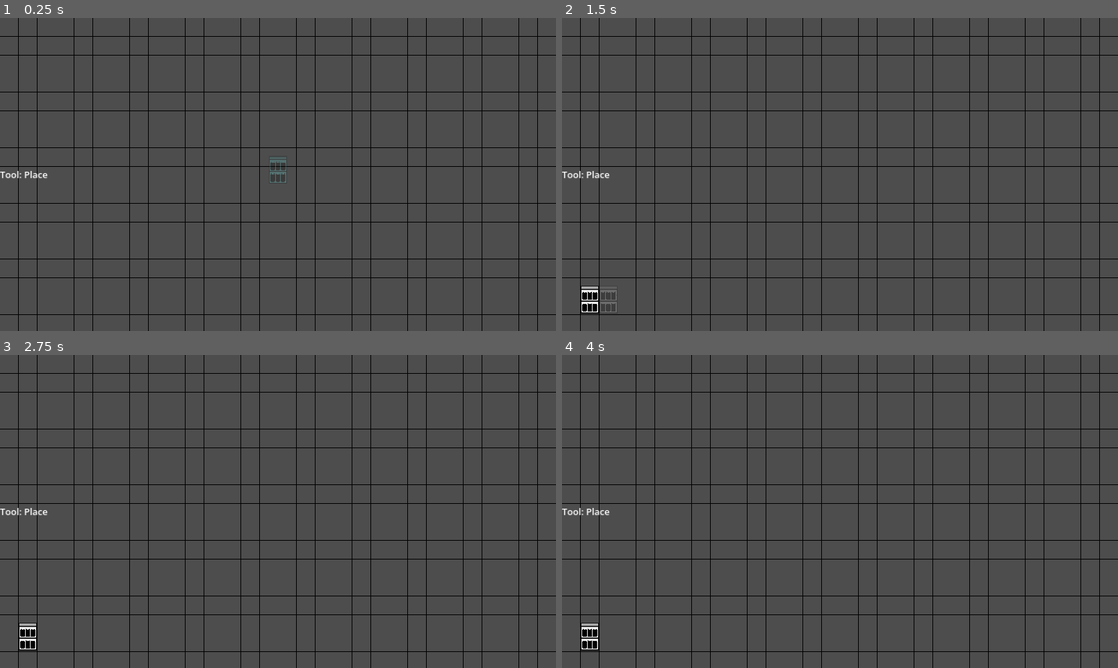
Above: before the commit, frames 1-4 (two rows, left to right).
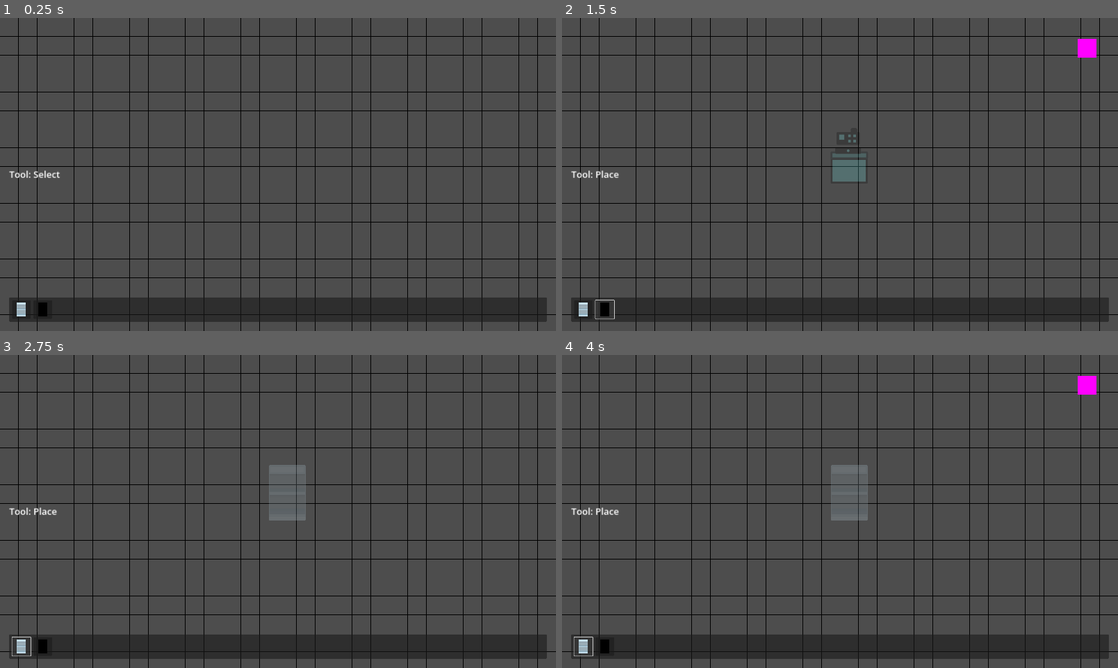
Above: after the commit, the same moments.

Repository: baransu/krakjam2024
Game: Godot game, scene res://game.tscn
Same seed, same stepped clock (60 frames per second), same inputs: the game is played once before the commit and once after it.
Inputs (mouse positions are in pixels of both pictures, inside the frame that each line leads up to):
- Up to frame 1 (0.25 s): no input
- Up to frame 2 (1.5 s): click (584, 309) at 0.52 s; click (606, 309) at 1.27 s
- Up to frame 3 (2.75 s): click (22, 646) at 2.02 s
- Up to frame 4 (4 s): click (606, 646) at 2.77 s; click (584, 646) at 3.52 s

The runs differ from the first frame. In frame 1, 7.4% of the frame differs, in the area x 0-99%, y 45-98%; in frame 2, 8.0%; in frame 3, 7.9%; in frame 4, 8.1%, in the area x 0-99%, y 6-98%.

Commit message:
feat: basic customers logic

Diff:
--- a/HUD.gd
+++ b/HUD.gd
@@ -1,6 +1,6 @@
 extends CanvasLayer
 
-@onready var tool_label: Label = $ToolLabel
+@onready var tool_label: Label = %ToolLabel
 
 
 func _ready():
--- a/buildable.gd
+++ b/buildable.gd
@@ -3,3 +3,4 @@
 
 @export var scene: PackedScene
 @export var template: PackedScene
+# todo: add icon texture?
--- a/builder.gd
+++ b/builder.gd
@@ -1,7 +1,6 @@
 extends Node2D
 
-var template: Area2D
-@export var buildable: Buildable
+var template: Template = null
 
 var tile_size = 64
 var half_tile = 32
@@ -11,7 +10,19 @@
 
 func _ready() -> void:
 	GameState.tool_changed.connect(on_tool_changed)
-	template = buildable.template.instantiate()
+	GameState.buildable_changed.connect(update_buildable)
+
+
+func update_buildable() -> void:
+	var positon = Vector2.ZERO
+
+	if template != null:
+		positon = template.global_position
+		template.queue_free()
+		remove_child(template)
+
+	template = GameState.buildable.template.instantiate()
+	template.global_position = positon
 	add_child(template)
 
 
@@ -31,16 +42,16 @@
 
 
 func place_buildable(pos: Vector2) -> void:
-	print("placed")
-	var item: Building = buildable.scene.instantiate()
+	var item: Building = GameState.buildable.scene.instantiate()
 	item.global_position = pos
 	add_child(item)
 	GameState.buildings.append(item)
 
 
 func on_tool_changed() -> void:
-	match GameState.tool:
-		GameState.Tool.PLACE:
-			template.show()
-		_:
-			template.hide()
+	if template != null:
+		match GameState.tool:
+			GameState.Tool.PLACE:
+				template.show()
+			_:
+				template.hide()
--- a/building.gd
+++ b/building.gd
@@ -1,18 +1,20 @@
 class_name Building
 extends Node2D
 
-@onready var sizing: Sprite2D = $Sizing
 @onready var front: Marker2D = $Front
 @onready var sprite: Sprite2D = $Sprite2D
 @onready var selectable: Selectable = $SelectArea
 
 @export var select_material: Material
+@export var type: Type = Type.BEER
 
 var selected = false
+var products = 6
+
+enum Type { BEER, CHECKOUT }
 
 
 func _ready() -> void:
-	sizing.hide()
 	sprite.material = null
 	selectable.on_hover_end.connect(on_hover_end)
 	selectable.on_hover_start.connect(on_hover_start)
@@ -61,3 +63,35 @@
 func deselect() -> void:
 	selected = false
 	sprite.material = null
+
+
+func interact() -> void:
+	await get_tree().create_timer(1).timeout
+
+	match type:
+		Type.BEER:
+			remove_product()
+
+		Type.CHECKOUT:
+			GameState.add_money()
+
+
+func has_product() -> bool:
+	print(products)
+	return products > 0
+
+
+func remove_product() -> void:
+	products -= 1
+
+	if products == 0:
+		GameState.building_empty.emit(self)
+
+	var container = get_node("Products")
+	if container.get_child_count() == 0:
+		return
+	var children = container.get_children()
+	children.shuffle()
+	var child = children[0]
+	if is_instance_valid(child):
+		child.queue_free()
--- a/building.tscn
+++ /dev/null
@@ -1,47 +0,0 @@
-[gd_scene load_steps=8 format=3 uid="uid://dq301i1qh5tko"]
-
-[ext_resource type="Script" path="res://selectable.gd" id="1_5llgn"]
-[ext_resource type="Script" path="res://building.gd" id="1_bwji8"]
-[ext_resource type="Texture2D" uid="uid://cmrotq7shxctv" path="res://shelf_1.png" id="1_fxn4m"]
-[ext_resource type="Material" uid="uid://li5m067f0ccm" path="res://select_material.tres" id="3_6cjww"]
-
-[sub_resource type="RectangleShape2D" id="RectangleShape2D_mbd7m"]
-size = Vector2(64, 96)
-
-[sub_resource type="RectangleShape2D" id="RectangleShape2D_yy7dt"]
-size = Vector2(64, 64)
-
-[sub_resource type="PlaceholderTexture2D" id="PlaceholderTexture2D_5xjgd"]
-size = Vector2(64, 128)
-
-[node name="Building" type="Node2D"]
-script = ExtResource("1_bwji8")
-select_material = ExtResource("3_6cjww")
-
-[node name="SelectArea" type="Area2D" parent="."]
-collision_layer = 4
-collision_mask = 4
-script = ExtResource("1_5llgn")
-
-[node name="CollisionShape2D" type="CollisionShape2D" parent="SelectArea"]
-position = Vector2(0, -16)
-shape = SubResource("RectangleShape2D_mbd7m")
-
-[node name="BaseArea" type="Area2D" parent="."]
-
-[node name="CollisionShape2D" type="CollisionShape2D" parent="BaseArea"]
-shape = SubResource("RectangleShape2D_yy7dt")
-
-[node name="Sizing" type="Sprite2D" parent="."]
-visible = false
-position = Vector2(0, -32)
-texture = SubResource("PlaceholderTexture2D_5xjgd")
-
-[node name="Sprite2D" type="Sprite2D" parent="."]
-material = ExtResource("3_6cjww")
-position = Vector2(0, -16)
-scale = Vector2(0.185496, 0.185496)
-texture = ExtResource("1_fxn4m")
-
-[node name="Front" type="Marker2D" parent="."]
-position = Vector2(0, 40)
--- /dev/null
+++ b/buildings/checkout.tscn
@@ -0,0 +1,45 @@
+[gd_scene load_steps=7 format=3 uid="uid://c468m31ankxao"]
+
+[ext_resource type="Script" path="res://building.gd" id="1_m5hba"]
+[ext_resource type="Material" uid="uid://li5m067f0ccm" path="res://select_material.tres" id="2_pgep5"]
+[ext_resource type="Texture2D" uid="uid://6wobndqppnd7" path="res://art/Grupa 4.png" id="3_g0wkr"]
+[ext_resource type="Script" path="res://selectable.gd" id="4_b0ur2"]
+
+[sub_resource type="RectangleShape2D" id="RectangleShape2D_mbd7m"]
+size = Vector2(128, 192)
+
+[sub_resource type="RectangleShape2D" id="RectangleShape2D_yy7dt"]
+size = Vector2(128, 128)
+
+[node name="Checkout" type="Node2D"]
+script = ExtResource("1_m5hba")
+select_material = ExtResource("2_pgep5")
+type = 1
+
+[node name="Sprite2D" type="Sprite2D" parent="."]
+position = Vector2(32, -64)
+texture = ExtResource("3_g0wkr")
+
+[node name="SelectArea" type="Area2D" parent="."]
+position = Vector2(32, -30)
+collision_layer = 4
+collision_mask = 4
+script = ExtResource("4_b0ur2")
+
+[node name="CollisionShape2D" type="CollisionShape2D" parent="SelectArea"]
+position = Vector2(0, -34)
+shape = SubResource("RectangleShape2D_mbd7m")
+
+[node name="BaseArea" type="Area2D" parent="."]
+position = Vector2(32, -30)
+
+[node name="CollisionShape2D" type="CollisionShape2D" parent="BaseArea"]
+position = Vector2(0, -2)
+shape = SubResource("RectangleShape2D_yy7dt")
+
+[node name="Front" type="Marker2D" parent="."]
+position = Vector2(32, 56)
+
+[node name="NavigationObstacle2D" type="NavigationObstacle2D" parent="."]
+position = Vector2(32, -32)
+radius = 72.0
--- /dev/null
+++ b/buildings/checkout_res.tres
@@ -0,0 +1,10 @@
+[gd_resource type="Resource" script_class="Buildable" load_steps=4 format=3 uid="uid://cd5kajlna4w82"]
+
+[ext_resource type="PackedScene" uid="uid://c468m31ankxao" path="res://buildings/checkout.tscn" id="1_bm1vp"]
+[ext_resource type="Script" path="res://buildable.gd" id="2_5gkf4"]
+[ext_resource type="PackedScene" uid="uid://bi8jc88c0xjvy" path="res://buildings/checkout_template.tscn" id="3_r8h3a"]
+
+[resource]
+script = ExtResource("2_5gkf4")
+scene = ExtResource("1_bm1vp")
+template = ExtResource("3_r8h3a")
--- /dev/null
+++ b/buildings/checkout_template.tscn
@@ -0,0 +1,19 @@
+[gd_scene load_steps=4 format=3 uid="uid://bi8jc88c0xjvy"]
+
+[ext_resource type="Script" path="res://template.gd" id="1_84frd"]
+[ext_resource type="Texture2D" uid="uid://6wobndqppnd7" path="res://art/Grupa 4.png" id="2_eyxq8"]
+
+[sub_resource type="RectangleShape2D" id="RectangleShape2D_5t5a4"]
+size = Vector2(126, 126)
+
+[node name="ShelfTemplate" type="Area2D"]
+script = ExtResource("1_84frd")
+
+[node name="CollisionShape2D" type="CollisionShape2D" parent="."]
+position = Vector2(32, -32)
+shape = SubResource("RectangleShape2D_5t5a4")
+
+[node name="Sprite2D" type="Sprite2D" parent="."]
+modulate = Color(0.462745, 1, 1, 0.223529)
+position = Vector2(32, -64)
+texture = ExtResource("2_eyxq8")
--- /dev/null
+++ b/buildings/shelf.tscn
@@ -0,0 +1,71 @@
+[gd_scene load_steps=8 format=3 uid="uid://dq301i1qh5tko"]
+
+[ext_resource type="Script" path="res://building.gd" id="1_56lhf"]
+[ext_resource type="Material" uid="uid://li5m067f0ccm" path="res://select_material.tres" id="2_c2riq"]
+[ext_resource type="Texture2D" uid="uid://dli5mvbw25gux" path="res://art/Sprite-0001.png" id="3_a5sqs"]
+[ext_resource type="Script" path="res://selectable.gd" id="4_gacnw"]
+[ext_resource type="Texture2D" uid="uid://bkk6k65vowxcc" path="res://art/Sprite-0002 2.png" id="4_gl0pt"]
+
+[sub_resource type="RectangleShape2D" id="RectangleShape2D_mbd7m"]
+size = Vector2(128, 192)
+
+[sub_resource type="RectangleShape2D" id="RectangleShape2D_yy7dt"]
+size = Vector2(128, 128)
+
+[node name="Shelf" type="Node2D"]
+script = ExtResource("1_56lhf")
+select_material = ExtResource("2_c2riq")
+
+[node name="Sprite2D" type="Sprite2D" parent="."]
+position = Vector2(32, -64)
+texture = ExtResource("3_a5sqs")
+
+[node name="Products" type="Node2D" parent="."]
+
+[node name="Sprite2D2" type="Sprite2D" parent="Products"]
+position = Vector2(-8, -96)
+texture = ExtResource("4_gl0pt")
+
+[node name="Sprite2D3" type="Sprite2D" parent="Products"]
+position = Vector2(32, -96)
+texture = ExtResource("4_gl0pt")
+
+[node name="Sprite2D4" type="Sprite2D" parent="Products"]
+position = Vector2(72, -96)
+texture = ExtResource("4_gl0pt")
+
+[node name="Sprite2D5" type="Sprite2D" parent="Products"]
+position = Vector2(-8, -16)
+texture = ExtResource("4_gl0pt")
+
+[node name="Sprite2D6" type="Sprite2D" parent="Products"]
+position = Vector2(32, -16)
+texture = ExtResource("4_gl0pt")
+
+[node name="Sprite2D7" type="Sprite2D" parent="Products"]
+position = Vector2(72, -16)
+texture = ExtResource("4_gl0pt")
+
+[node name="SelectArea" type="Area2D" parent="."]
+position = Vector2(32, -30)
+collision_layer = 4
+collision_mask = 4
+script = ExtResource("4_gacnw")
+
+[node name="CollisionShape2D" type="CollisionShape2D" parent="SelectArea"]
+position = Vector2(0, -34)
+shape = SubResource("RectangleShape2D_mbd7m")
+
+[node name="BaseArea" type="Area2D" parent="."]
+position = Vector2(32, -30)
+
+[node name="CollisionShape2D" type="CollisionShape2D" parent="BaseArea"]
+position = Vector2(0, -2)
+shape = SubResource("RectangleShape2D_yy7dt")
+
+[node name="Front" type="Marker2D" parent="."]
+position = Vector2(32, 56)
+
+[node name="NavigationObstacle2D" type="NavigationObstacle2D" parent="."]
+position = Vector2(32, -32)
+radius = 72.0
--- a/shelf.tres
+++ b/buildings/shelf_res.tres
@@ -1,8 +1,8 @@
 [gd_resource type="Resource" script_class="Buildable" load_steps=4 format=3 uid="uid://cx1bj3sfwh4y7"]
 
 [ext_resource type="Script" path="res://buildable.gd" id="1_7ifw5"]
-[ext_resource type="PackedScene" uid="uid://dq301i1qh5tko" path="res://building.tscn" id="1_xx68t"]
-[ext_resource type="PackedScene" uid="uid://c7bxki1lf0m1g" path="res://template.tscn" id="3_gbcrw"]
+[ext_resource type="PackedScene" uid="uid://dq301i1qh5tko" path="res://buildings/shelf.tscn" id="1_xx68t"]
+[ext_resource type="PackedScene" uid="uid://c7bxki1lf0m1g" path="res://buildings/shelf_template.tscn" id="3_gbcrw"]
 
 [resource]
 script = ExtResource("1_7ifw5")
--- /dev/null
+++ b/buildings/shelf_template.tscn
@@ -0,0 +1,19 @@
+[gd_scene load_steps=4 format=3 uid="uid://c7bxki1lf0m1g"]
+
+[ext_resource type="Script" path="res://template.gd" id="1_vy24b"]
+[ext_resource type="Texture2D" uid="uid://dli5mvbw25gux" path="res://art/Sprite-0001.png" id="2_6bduh"]
+
+[sub_resource type="RectangleShape2D" id="RectangleShape2D_5t5a4"]
+size = Vector2(126, 126)
+
+[node name="ShelfTemplate" type="Area2D"]
+script = ExtResource("1_vy24b")
+
+[node name="CollisionShape2D" type="CollisionShape2D" parent="."]
+position = Vector2(32, -32)
+shape = SubResource("RectangleShape2D_5t5a4")
+
+[node name="Sprite2D" type="Sprite2D" parent="."]
+modulate = Color(1, 1, 1, 0.223529)
+position = Vector2(32, -64)
+texture = ExtResource("2_6bduh")
--- /dev/null
+++ b/customer.gd
@@ -0,0 +1,84 @@
+class_name Customer
+extends CharacterBody2D
+
+@onready var nav_agent: NavigationAgent2D = $NavigationAgent2D
+@export var movement_speed: float = 100.0
+
+var target: Building
+var target_type: Building.Type = Building.Type.BEER
+
+enum State { PRODUCT, CHECKOUT, EXIT }
+var state = State.PRODUCT
+
+
+func _ready() -> void:
+	nav_agent.velocity_computed.connect(on_velocity_computed)
+	nav_agent.navigation_finished.connect(on_nav_finished)
+	GameState.building_destroyed.connect(on_building_destroyed_or_empty)
+	GameState.building_empty.connect(on_building_destroyed_or_empty)
+	find_target(target_type, false)
+
+
+func on_nav_finished() -> void:
+	match state:
+		State.PRODUCT:
+			if is_instance_valid(target):
+				await target.interact()
+
+				state = State.CHECKOUT
+				find_target(Building.Type.CHECKOUT, false)
+			else:
+				find_target(target_type, false)
+
+		State.CHECKOUT:
+			if is_instance_valid(target):
+				await target.interact()
+
+			state = State.EXIT
+			find_exit()
+
+		State.EXIT:
+			queue_free()
+
+
+func find_target(type: Building.Type, exit: bool) -> void:
+	target = GameState.get_building_by_type(type)
+	if is_instance_valid(target):
+		nav_agent.set_target_position(target.get_front())
+	else:
+		if exit:
+			find_exit()
+		else:
+			await get_tree().create_timer(10).timeout
+			find_target(type, true)
+
+
+func find_exit() -> void:
+	var exit = get_tree().get_first_node_in_group("exit")
+	nav_agent.set_target_position(exit.global_position)
+
+
+func on_building_destroyed_or_empty(building: Building) -> void:
+	if building == target:
+		target = null
+		nav_agent.set_target_position(global_position)
+		await get_tree().create_timer(1).timeout
+		find_target(target_type, false)
+
+
+func _physics_process(_delta: float):
+	if nav_agent.is_navigation_finished():
+		return
+
+	var next_path_position: Vector2 = nav_agent.get_next_path_position()
+	var new_velocity: Vector2 = global_position.direction_to(next_path_position) * movement_speed
+
+	if nav_agent.avoidance_enabled:
+		nav_agent.set_velocity(new_velocity)
+	else:
+		on_velocity_computed(new_velocity)
+
+
+func on_velocity_computed(safe_velocity: Vector2) -> void:
+	velocity = safe_velocity
+	move_and_slide()
--- /dev/null
+++ b/customer.tscn
@@ -0,0 +1,27 @@
+[gd_scene load_steps=4 format=3 uid="uid://2r5d1n83oer5"]
+
+[ext_resource type="Script" path="res://customer.gd" id="1_28mxv"]
+
+[sub_resource type="PlaceholderTexture2D" id="PlaceholderTexture2D_jfn6e"]
+size = Vector2(64, 64)
+
+[sub_resource type="CapsuleShape2D" id="CapsuleShape2D_p5l8y"]
+radius = 14.0
+height = 54.0
+
+[node name="Customer" type="CharacterBody2D"]
+script = ExtResource("1_28mxv")
+movement_speed = 300.0
+
+[node name="Sprite2D" type="Sprite2D" parent="."]
+texture = SubResource("PlaceholderTexture2D_jfn6e")
+
+[node name="CollisionShape2D" type="CollisionShape2D" parent="."]
+position = Vector2(-2.84217e-14, 18)
+rotation = 1.5708
+shape = SubResource("CapsuleShape2D_p5l8y")
+
+[node name="NavigationAgent2D" type="NavigationAgent2D" parent="."]
+avoidance_enabled = true
+radius = 32.0
+max_speed = 300.0
--- /dev/null
+++ b/customer_spawn.gd
@@ -0,0 +1,19 @@
+class_name CustomerSpawn
+extends Marker2D
+
+@export var customer_scene: PackedScene
+@onready var spawn_timer: Timer = $Timer
+
+@export var max_count = 5
+
+
+func _ready():
+	spawn_timer.timeout.connect(spawn_customer)
+
+
+func spawn_customer() -> void:
+	# +1 for timer
+	if get_child_count() < max_count + 1:
+		var customer: Customer = customer_scene.instantiate()
+		add_child(customer)
+		customer.global_position = global_position
--- a/game.tscn
+++ b/game.tscn
@@ -1,18 +1,21 @@
-[gd_scene load_steps=7 format=3 uid="uid://ce6b7u0jhjp55"]
+[gd_scene load_steps=8 format=3 uid="uid://ce6b7u0jhjp55"]
 
 [ext_resource type="Script" path="res://builder.gd" id="1_hf5fo"]
-[ext_resource type="Resource" uid="uid://cx1bj3sfwh4y7" path="res://shelf.tres" id="2_bnko4"]
 [ext_resource type="Script" path="res://grid.gd" id="2_hipk1"]
 [ext_resource type="Script" path="res://camera.gd" id="4_4aa6m"]
-[ext_resource type="Script" path="res://HUD.gd" id="5_gvhut"]
+[ext_resource type="PackedScene" uid="uid://cdgaksn1few4f" path="res://hud.tscn" id="5_48ess"]
+[ext_resource type="Script" path="res://customer_spawn.gd" id="6_pyy4g"]
+[ext_resource type="PackedScene" uid="uid://2r5d1n83oer5" path="res://customer.tscn" id="7_s87fi"]
 
-[sub_resource type="LabelSettings" id="LabelSettings_5kdf5"]
-font_size = 32
+[sub_resource type="NavigationPolygon" id="NavigationPolygon_h631n"]
+vertices = PackedVector2Array(989, 585, -988, 585, -975, -571, 989, -583)
+polygons = Array[PackedInt32Array]([PackedInt32Array(0, 1, 2, 3)])
+outlines = Array[PackedVector2Array]([PackedVector2Array(-985, -581, 999, -594, 999, 595, -998, 595)])
+source_geometry_group_name = &"navigation_polygon_source_group"
 
 [node name="Game" type="Node2D"]
 y_sort_enabled = true
 script = ExtResource("1_hf5fo")
-buildable = ExtResource("2_bnko4")
 
 [node name="Grid" type="Node2D" parent="."]
 z_index = -1
@@ -21,17 +24,16 @@
 [node name="Camera2D" type="Camera2D" parent="."]
 script = ExtResource("4_4aa6m")
 
-[node name="HUD" type="CanvasLayer" parent="."]
-script = ExtResource("5_gvhut")
+[node name="HUD" parent="." instance=ExtResource("5_48ess")]
 
-[node name="ToolLabel" type="Label" parent="HUD"]
-anchors_preset = 4
-anchor_top = 0.5
-anchor_bottom = 0.5
-offset_top = -11.5
-offset_right = 82.0
-offset_bottom = 11.5
-grow_vertical = 2
-size_flags_horizontal = 4
-text = "Tool: Build"
-label_settings = SubResource("LabelSettings_5kdf5")
+[node name="NavigationRegion2D" type="NavigationRegion2D" parent="."]
+navigation_polygon = SubResource("NavigationPolygon_h631n")
+
+[node name="CustomerSpawn" type="Marker2D" parent="." groups=["exit"]]
+y_sort_enabled = true
+position = Vector2(853, -435)
+script = ExtResource("6_pyy4g")
+customer_scene = ExtResource("7_s87fi")
+
+[node name="Timer" type="Timer" parent="CustomerSpawn"]
+autostart = true
--- a/game_state.gd
+++ b/game_state.gd
@@ -1,14 +1,19 @@
 extends Node
 
 signal tool_changed
+signal building_destroyed(Building)
+signal buildable_changed
+signal building_empty(Building)
 
 var selected: Building
+var buildings: Array[Building] = []
 
-var buildings: Array[Building] = []
+var buildable: Buildable
 
 enum Tool { PLACE, DELETE, SELECT }
 
-var tool: Tool = Tool.PLACE
+var tool: Tool = Tool.SELECT
+var money = 0
 
 
 func select(b: Building) -> void:
@@ -46,3 +51,28 @@
 func delete(b: Building) -> void:
 	b.queue_free()
 	buildings.erase(b)
+	building_destroyed.emit(b)
+
+
+func get_building_by_type(type: Building.Type) -> Building:
+	buildings.shuffle()
+	for b in buildings:
+		if b.type == type && b.has_product():
+			return b
+
+	return null
+
+
+func set_buildable(b: Buildable) -> void:
+	print("switching buildable")
+	clear_selection()
+	tool = Tool.PLACE
+	tool_changed.emit()
+
+	buildable = b
+	buildable_changed.emit()
+
+
+func add_money() -> void:
+	money += 1
+	print("money: ", money)
--- /dev/null
+++ b/hud.tscn
@@ -0,0 +1,93 @@
+[gd_scene load_steps=8 format=3 uid="uid://cdgaksn1few4f"]
+
+[ext_resource type="Script" path="res://HUD.gd" id="1_dqttv"]
+[ext_resource type="Script" path="res://ui/buildings_container.gd" id="2_7q1ln"]
+[ext_resource type="Script" path="res://ui/building_button.gd" id="2_kir6n"]
+[ext_resource type="Texture2D" uid="uid://dli5mvbw25gux" path="res://art/Sprite-0001.png" id="2_mnqpg"]
+[ext_resource type="Resource" uid="uid://cx1bj3sfwh4y7" path="res://buildings/shelf_res.tres" id="4_70qfo"]
+[ext_resource type="Resource" uid="uid://cd5kajlna4w82" path="res://buildings/checkout_res.tres" id="6_iqtfk"]
+
+[sub_resource type="LabelSettings" id="LabelSettings_5kdf5"]
+font_size = 32
+
+[node name="HUD" type="CanvasLayer"]
+script = ExtResource("1_dqttv")
+
+[node name="MarginContainer" type="MarginContainer" parent="."]
+anchors_preset = 15
+anchor_right = 1.0
+anchor_bottom = 1.0
+grow_horizontal = 2
+grow_vertical = 2
+theme_override_constants/margin_left = 32
+theme_override_constants/margin_top = 32
+theme_override_constants/margin_right = 32
+theme_override_constants/margin_bottom = 32
+
+[node name="ToolLabel" type="Label" parent="MarginContainer"]
+unique_name_in_owner = true
+layout_mode = 2
+size_flags_horizontal = 0
+text = "Tool: Build"
+label_settings = SubResource("LabelSettings_5kdf5")
+
+[node name="PanelContainer" type="PanelContainer" parent="MarginContainer"]
+layout_mode = 2
+size_flags_vertical = 8
+script = ExtResource("2_7q1ln")
+
+[node name="MarginContainer" type="MarginContainer" parent="MarginContainer/PanelContainer"]
+layout_mode = 2
+theme_override_constants/margin_left = 10
+theme_override_constants/margin_top = 10
+theme_override_constants/margin_right = 10
+theme_override_constants/margin_bottom = 10
+
+[node name="HBoxContainer" type="HBoxContainer" parent="MarginContainer/PanelContainer/MarginContainer"]
+layout_mode = 2
+theme_override_constants/separation = 10
+
+[node name="BuildingButton" type="Button" parent="MarginContainer/PanelContainer/MarginContainer/HBoxContainer"]
+custom_minimum_size = Vector2(64, 64)
+layout_mode = 2
+script = ExtResource("2_kir6n")
+buildable = ExtResource("4_70qfo")
+
+[node name="TextureRect" type="TextureRect" parent="MarginContainer/PanelContainer/MarginContainer/HBoxContainer/BuildingButton"]
+layout_mode = 1
+anchors_preset = 8
+anchor_left = 0.5
+anchor_top = 0.5
+anchor_right = 0.5
+anchor_bottom = 0.5
+offset_left = -16.0
+offset_top = -24.0
+offset_right = 16.0
+offset_bottom = 24.0
+grow_horizontal = 2
+grow_vertical = 2
+texture = ExtResource("2_mnqpg")
+expand_mode = 1
+
+[node name="BuildingButton2" type="Button" parent="MarginContainer/PanelContainer/MarginContainer/HBoxContainer"]
+custom_minimum_size = Vector2(64, 64)
+layout_mode = 2
+script = ExtResource("2_kir6n")
+buildable = ExtResource("6_iqtfk")
+
+[node name="TextureRect" type="TextureRect" parent="MarginContainer/PanelContainer/MarginContainer/HBoxContainer/BuildingButton2"]
+modulate = Color(0, 0, 0, 1)
+layout_mode = 1
+anchors_preset = 8
+anchor_left = 0.5
+anchor_top = 0.5
+anchor_right = 0.5
+anchor_bottom = 0.5
+offset_left = -16.0
+offset_top = -24.0
+offset_right = 16.0
+offset_bottom = 24.0
+grow_horizontal = 2
+grow_vertical = 2
+texture = ExtResource("2_mnqpg")
+expand_mode = 1
--- a/template.gd
+++ b/template.gd
@@ -3,11 +3,9 @@
 
 @onready var sprite: Sprite2D = $Sprite2D
 var collision = false
-@onready var sizing: Sprite2D = $Sizing
 
 
 func _ready() -> void:
-	sizing.hide()
 	area_entered.connect(on_area_entered)
 	area_exited.connect(on_area_exited)
 
--- a/template.tscn
+++ /dev/null
@@ -1,26 +0,0 @@
-[gd_scene load_steps=5 format=3 uid="uid://c7bxki1lf0m1g"]
-
-[ext_resource type="Script" path="res://template.gd" id="1_2sgh4"]
-[ext_resource type="Texture2D" uid="uid://cmrotq7shxctv" path="res://shelf_1.png" id="1_wyeyj"]
-
-[sub_resource type="PlaceholderTexture2D" id="PlaceholderTexture2D_d5582"]
-size = Vector2(64, 128)
-
-[sub_resource type="RectangleShape2D" id="RectangleShape2D_5t5a4"]
-size = Vector2(62, 62)
-
-[node name="Template" type="Area2D"]
-script = ExtResource("1_2sgh4")
-
-[node name="Sizing" type="Sprite2D" parent="."]
-position = Vector2(0, -32)
-texture = SubResource("PlaceholderTexture2D_d5582")
-
-[node name="CollisionShape2D" type="CollisionShape2D" parent="."]
-shape = SubResource("RectangleShape2D_5t5a4")
-
-[node name="Sprite2D" type="Sprite2D" parent="."]
-modulate = Color(0.462745, 1, 1, 0.223529)
-position = Vector2(0, -16)
-scale = Vector2(0.185496, 0.185496)
-texture = ExtResource("1_wyeyj")
--- /dev/null
+++ b/ui/building_button.gd
@@ -0,0 +1,7 @@
+extends Button
+
+@export var buildable: Buildable
+
+
+func _pressed():
+	GameState.set_buildable(buildable)
--- /dev/null
+++ b/ui/buildings_container.gd
@@ -0,0 +1 @@
+extends PanelContainer
Binary file added: art/Grupa 4.png
Not shown, added: art/Grupa 4.png.import
Binary file added: art/Sprite-0001.png
Not shown, changed: art/Sprite-0001.png.import
Binary file added: art/Sprite-0002 2.png
Not shown, added: art/Sprite-0002 2.png.import
Renamed: shelf_1.png -> art/shelf_1.png
Not shown, changed: art/shelf_1.png.import
Renamed: shelf_2.png -> art/shelf_2.png
Not shown, added: art/shelf_2.png.import
